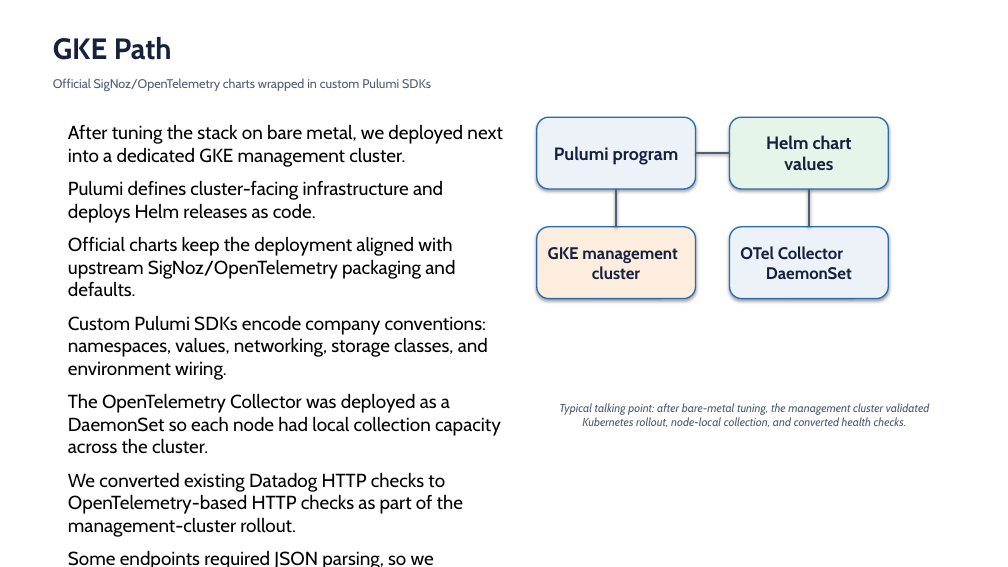
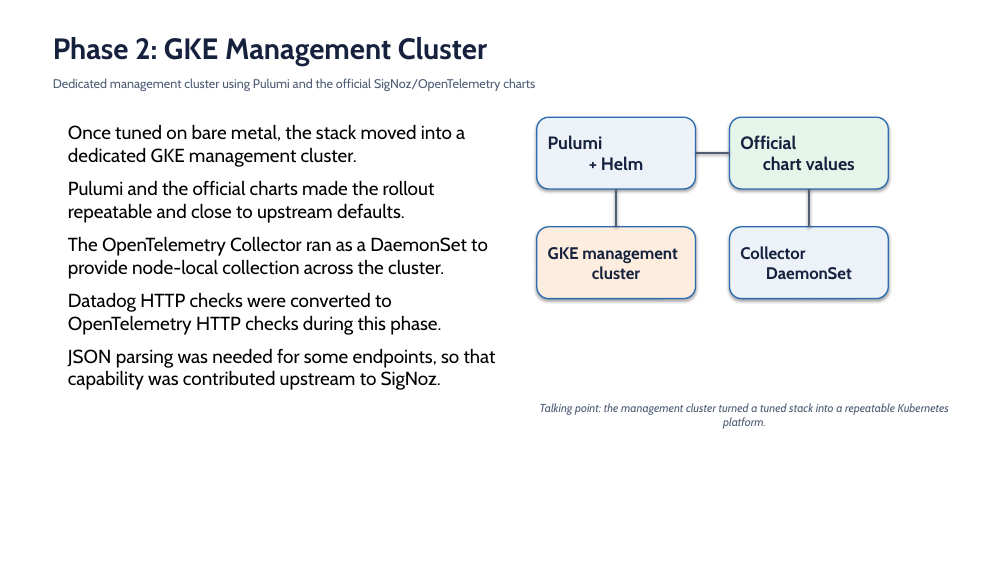
Before and after one commit to vekjja/akasa-presentation, a slide deck: slide 6 of opentelemetry-signoz-observability-stack.pptx. Drawn at 1008x567 pixels with LibreOffice and Linux fonts; fonts in the diff are those of the drawing. Boxes give left, top, right and bottom in pixels: in the first picture for what was removed or moved away, otherwise in the second. Text is boxed around its words. In the diff, an @@ line names an element or a change of style, - is before the commit and + after.

```diff
--- a/opentelemetry-signoz-observability-stack.pptx
+++ b/opentelemetry-signoz-observability-stack.pptx
@@ text at (x1=53, y1=37, x2=487, y2=66): text changed @@
-GKE Path
+Phase 2: GKE Management Cluster
@@ text at (x1=53, y1=78, x2=535, y2=91): text changed @@
-Official SigNoz/OpenTelemetry charts wrapped in custom Pulumi SDKs
+Dedicated management cluster using Pulumi and the official SigNoz/OpenTelemetry charts
@@ text at (x1=68, y1=124, x2=496, y2=390): text changed @@
-After tuning the stack on bare metal, we deployed next into a dedicated GKE management cluster.
-Pulumi defines cluster-facing infrastructure and deploys Helm releases as code.
-Official charts keep the deployment aligned with upstream SigNoz/OpenTelemetry packaging and defaults.
-Custom Pulumi SDKs encode company conventions: namespaces, values, networking, storage classes, and environment wiring.
-The OpenTelemetry Collector was deployed as a DaemonSet so each node had local collection capacity across the cluster.
-We converted existing Datadog HTTP checks to OpenTelemetry-based HTTP checks as part of the management-cluster rollout.
-Some endpoints required JSON parsing, so we contributed that functionality upstream to SigNoz in a PR.
-GKE adds managed scheduling, autoscaling, workload isolation, and native Kubernetes operational patterns.
+Once tuned on bare metal, the stack moved into a dedicated GKE management cluster.
+Pulumi and the official charts made the rollout repeatable and close to upstream defaults.
+The OpenTelemetry Collector ran as a DaemonSet to provide node-local collection across the cluster.
+Datadog HTTP checks were converted to OpenTelemetry HTTP checks during this phase.
+JSON parsing was needed for some endpoints, so that capability was contributed upstream to SigNoz.
@@ text in rounded rectangle at (x1=548, y1=135, x2=643, y2=170): text changed @@
-Pulumi program
+Pulumi
++ Helm
@@ text in rounded rectangle at (x1=740, y1=135, x2=855, y2=170): text changed @@
-Helm chart values
+Official
+chart values
@@ text in rounded rectangle at (x1=740, y1=246, x2=852, y2=280): text changed @@
-OTel Collector
-DaemonSet
+Collector
+DaemonSet
@@ text at (x1=540, y1=403, x2=949, y2=429): text changed @@
-Typical talking point: after bare-metal tuning, the management cluster validated Kubernetes rollout, node-local collection, and converted health checks.
+Talking point: the management cluster turned a tuned stack into a repeatable Kubernetes platform.
```
Also in this commit, not shown: 7 other slides changed, 1 slide added, 1 slide removed, 11 other files.
